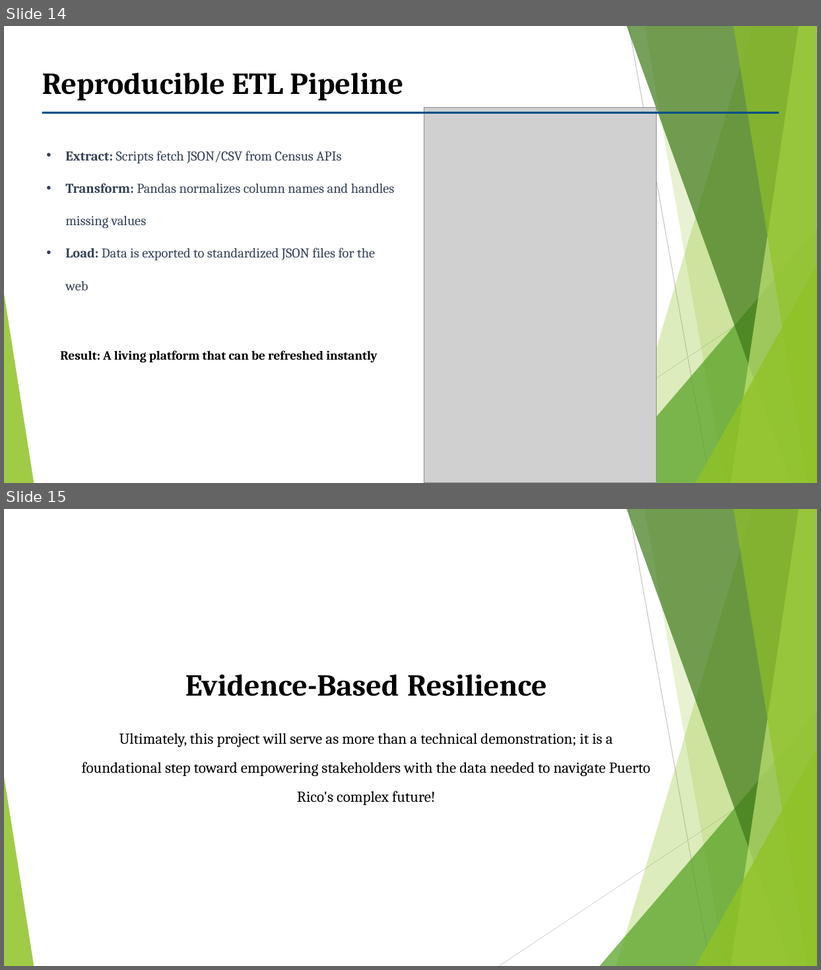
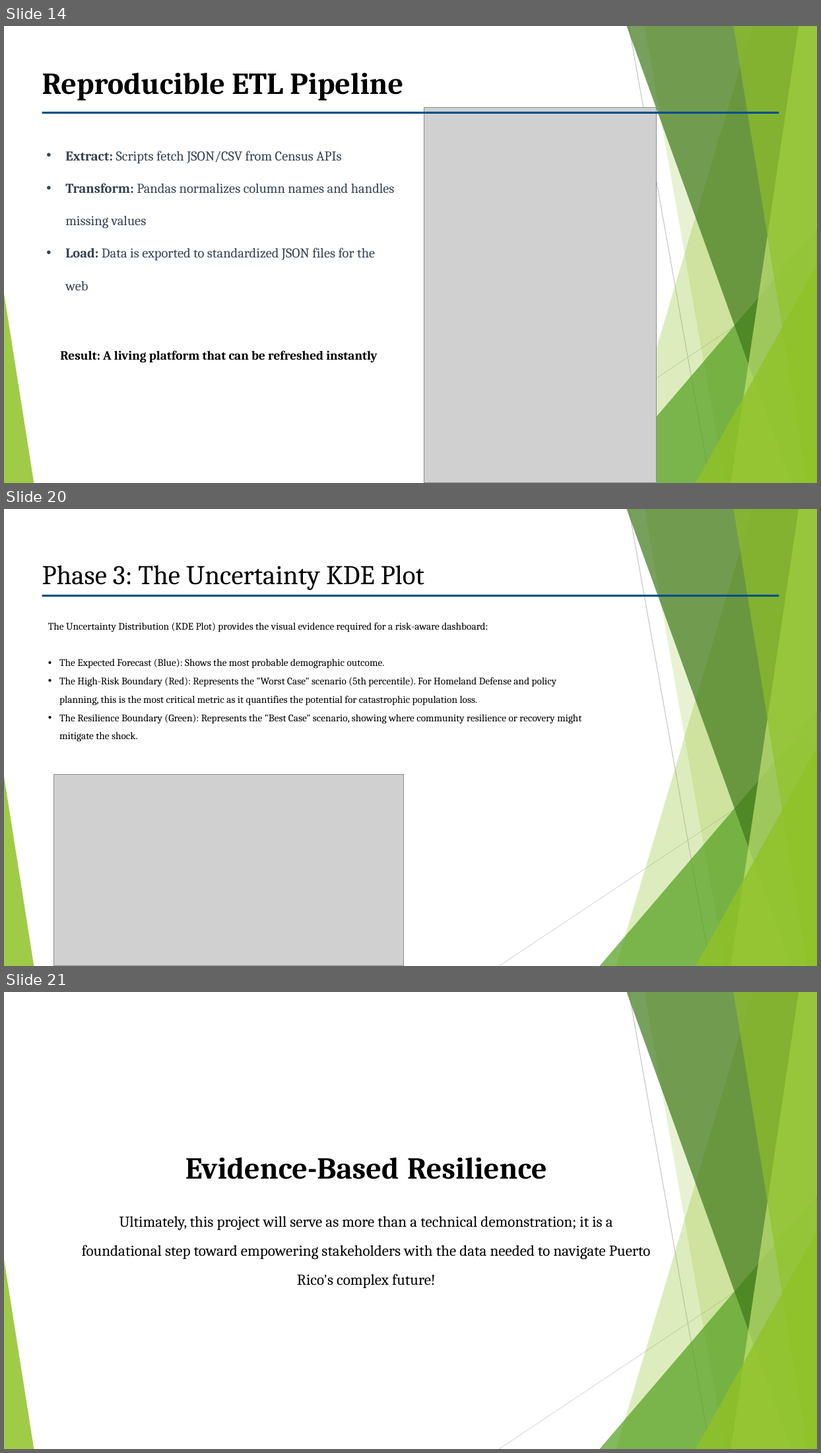
Before and after one commit to Venettov/CAPSTONE_DATA_SCIENCE_RIVERARUIZ, a slide deck: project_reports/Capstone_Proposal_RiveraruizJose.pptx. Shown one above the other, each under a label of ours: slides 14 and 15 before the commit, slides 14, 20 and 21 after it; the slides between them are not shown. The pictures are 821x970 and 821x1453 pixels, drawn with LibreOffice and Linux fonts; fonts in the diff are those of the drawing; grey boxes stand for pictures. Boxes give left, top, right and bottom in pixels: in the first picture for what was removed or moved away, otherwise in the second. Text is boxed around its words. In the diff, an @@ line names an element or a change of style, - is before the commit and + after.

```diff
--- a/project_reports/Capstone_Proposal_RiveraruizJose.pptx
+++ b/project_reports/Capstone_Proposal_RiveraruizJose.pptx
@@ slide 20 added at <box>4,509,817,966</box>, background #FFFFFF; not listed: 10 template elements that a slide beside it also shows @@
@@ text added at <box>42,565,424,590</box>, 32 pt, text #000000 @@
+Phase 3: The Uncertainty KDE Plot
@@ rectangle added at <box>42,595,779,597</box>, fill #005088 @@
@@ text added at <box>48,623,582,742</box>, 12 pt, text #000000 @@
+The Uncertainty Distribution (KDE Plot) provides the visual evidence required for a risk-aware dashboard:
+• The Expected Forecast (Blue): Shows the most probable demographic outcome.
+• The High-Risk Boundary (Red): Represents the "Worst Case" scenario (5th percentile). For Homeland Defense and policy planning, this is the most critical metric as it quantifies the potential for catastrophic population loss.
+• The Resilience Boundary (Green): Represents the "Best Case" scenario, showing where community resilience or recovery might mitigate the shock.
@@ picture added at <box>54,775,403,966</box> @@
@@ what was slide 15 is now slide 21 @@
```
Also in this commit, not shown: 5 other slides added, 11 other files.
